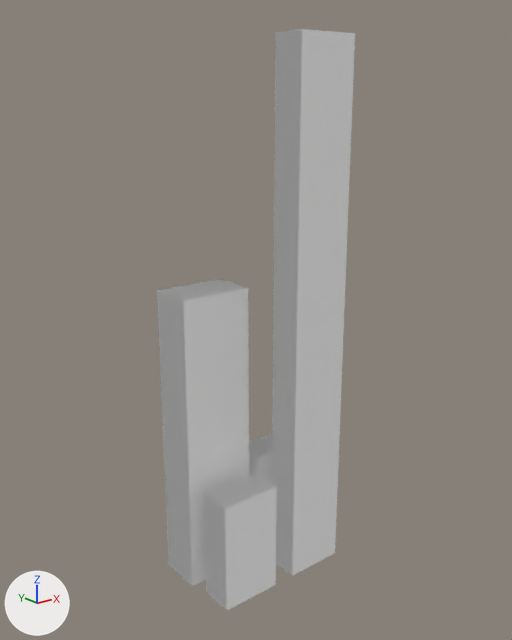
The glTF model assets/models/city_block_12345_6_20.glb, before and after one commit.
Camera for both pictures: a camera (50 mm lens) standing at (-10.86, -13.55, 12.58) and looking at (0.02, 0.05, 7.14). The lights are fixed; the arrows at lower left show +X, +Y and +Z. The picture after the commit comes second.

The first picture shows 'block_20'.
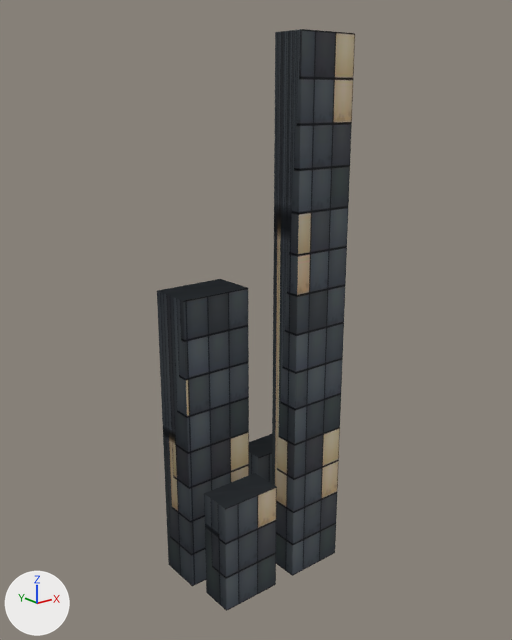
Boxes [x1, y1, x2, y2] around the edits, measured in the pictures (512 x 640 px):
'block_20', recoloured, surface changed (white to black)
    both: [157, 29, 355, 611]
part 1 of me_block_20, recoloured (white to black)
    both: [157, 279, 249, 586]
part 2 of me_block_20, recoloured (white to black)
    both: [204, 473, 277, 611]
part 3 of me_block_20, recoloured (white to black)
    both: [249, 434, 272, 483]
part 4 of me_block_20, recoloured (white to black)
    both: [272, 29, 355, 576]
part 5 of me_block_20, surface changed (grey to black)
    both: [157, 29, 355, 611]

The change in detail:
Picture 'Image_0' (img_image_0) is new.
Material 'tier3.002' (mat_tier3_002) is new.
Its texture is img_image_0.
Its roughness is 0.9.
Material 'tier3' (mat_tier3) is new.
Its texture is img_image_0.
Its roughness is 0.9.
Material 'tier3.001' (mat_tier3_001) is new.
Its texture is img_image_0.
Its roughness is 0.9.
Material 'tier3.003' (mat_tier3_003) is new.
Its texture is img_image_0.
Its roughness is 0.9.
me_block_20 has 32 vertices, 48 faces and spans x -2.1..1.95, y -1.2..1.35, z 0.0..14.0.
me_block_20 is used by ob_block_20; location (0.0, 0.0, 0.0).
me_block_20 part 1: all 12 faces centred in x -2.1..-0.15, y 0.15..1.35, z 0.0..8.0 switch from mat_default (white #ffffff) to mat_tier3 (picture img_image_0).
me_block_20 part 2: all 12 faces centred in x -1.95..-0.3, y -1.2..-0.3, z 0.0..3.0 switch from mat_default (white #ffffff) to mat_tier3_001 (picture img_image_0).
me_block_20 part 3: all 12 faces centred in x 0.3..1.95, y 0.3..1.2, z 0.0..3.0 switch from mat_default (white #ffffff) to mat_tier3_002 (picture img_image_0).
me_block_20 part 4: all 12 faces centred in x 0.3..1.95, y -1.2..-0.3, z 0.0..14.0 switch from mat_default (white #ffffff) to mat_tier3_003 (picture img_image_0).
me_block_20 part 5: texture (UV) coordinates of 48 of 48 faces, centred in x -2.1..1.95, y -1.2..1.35, z 0.0..14.0, changed; they spanned u 0.0..0.0, v 0.0..0.0 and now span u 0.0..0.19, v 0.0..1.4.
